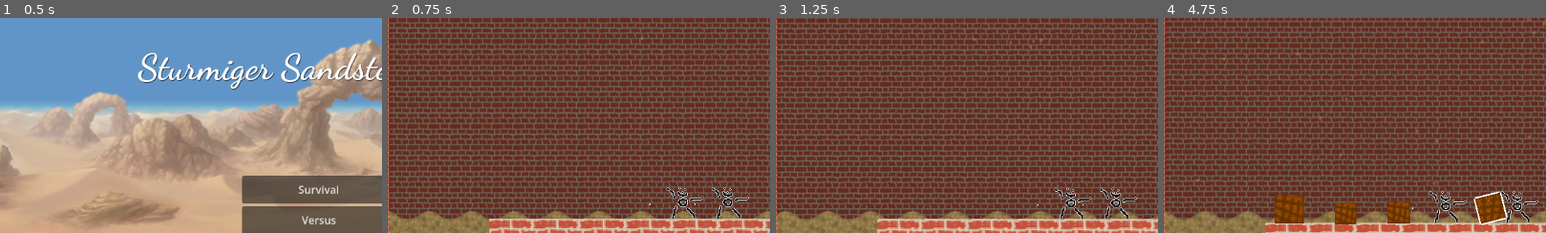
Above: before the commit, frames 1-4 (left to right).
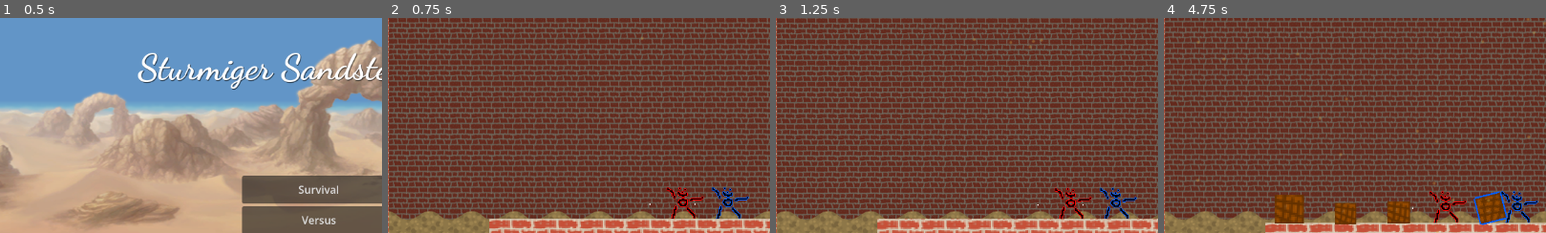
Above: after the commit, the same moments.

Repository: atomazu/quicksand
Game: Godot game, scene res://scenes/title/startmenu.tscn
Two runs of this game, one before a commit and one after it. Both use one fixed random seed, a clock stepped at 60 frames per second and the inputs below.
Inputs (mouse positions are % of the whole screen's width and height, from its top left):
- Up to frame 1 (0.5 s): no input
- Up to frame 2 (0.75 s): click "Survival" at 0.5 s
- Up to frame 3 (1.25 s): no input
- Up to frame 4 (4.75 s): move the mouse to (72, 45) at 1.27 s; tap Mouse wheel up (p1_wheel) every 0.75 s from 1.35 to 4.35 s; move the mouse to (30, 55) at 2.02 s; move the mouse to (60, 28) at 2.77 s; move the mouse to (45, 70) at 3.52 s; move the mouse to (80, 65) at 4.27 s
The pictures show only the part of the screen within x 8-58%, y 14-64%; the shares and areas given below are measured in that part.

Frame 1 is identical in both runs. In frame 2, 0.6% of the frame differs, in the area x 72-95%, y 78-94%; in frame 3, 0.7%; in frame 4, 0.9%, in the area x 69-98%, y 80-97%.

Commit message:
Implemenet player and outline colors and fix outlines on grabbed objects not being removed on death

Diff:
--- a/scenes/player/grab_system.gd
+++ b/scenes/player/grab_system.gd
@@ -56,10 +56,18 @@
 		if not o_sprite: return
 		var mat := ShaderMaterial.new()
 		mat.shader = preload("uid://d24ctoml41xv2")
+		mat.set_shader_parameter("color", sprite.material.get_shader_parameter("color"))
 		o_sprite.material = mat
 		remove_outline.append(o_sprite)
 
+func _notification(what: int) -> void:
+	if what == NOTIFICATION_PREDELETE or what == NOTIFICATION_EXIT_TREE:
+		release_collider()
+
 func release_collider() -> void:
+	while remove_outline.size() > 0:
+		remove_outline.pop_back().material = null
+
 	if !current_collider:
 		return
 
--- a/scenes/player/player.gd
+++ b/scenes/player/player.gd
@@ -6,6 +6,8 @@
 @export var ground_area: Area2D
 @export var input_prefix: String
 @export var grab_system: Node
+@export var player_color: Color
+@export var sprite: Sprite2D
 
 @onready var timer := Timer.new()
 
@@ -15,6 +17,9 @@
 var sand_damp = 1
 
 func _ready() -> void:
+	var smat: ShaderMaterial = sprite.material.duplicate(true)
+	smat.set_shader_parameter("color", player_color)
+	sprite.material = smat
 	ground_area.body_entered.connect(_on_ground_area_body_entered)
 	ground_area.body_exited.connect(_on_ground_area_body_exited)
 	ground_area.area_entered.connect(_on_ground_area_area_entered)
@@ -90,7 +95,7 @@
 			Global.winner = name
 			get_tree().change_scene_to_file("uid://30utcg1gn6of") # UID Reference to death screen
 			Global.deaths_this_round = 0
-		queue_free()
+		queue_free.call_deferred()
 	elif sand_damp < 0.15:
 		sand_damp = 0
 	else:
--- a/scenes/player/player.tscn
+++ b/scenes/player/player.tscn
@@ -14,7 +14,7 @@
 
 [sub_resource type="ShaderMaterial" id="ShaderMaterial_qlg0r"]
 shader = ExtResource("2_dqkch")
-shader_parameter/color = Color(0.85750073, 0.85750073, 0.85750073, 1)
+shader_parameter/color = Color(0.857994, 0.8605549, 0.8489184, 1)
 shader_parameter/width = 0.50000002375
 shader_parameter/pattern = 0
 shader_parameter/inside = false
@@ -24,13 +24,15 @@
 radius = 5.0
 height = 20.0
 
-[node name="Player" type="RigidBody2D" unique_id=626033914 node_paths=PackedStringArray("ground_area", "grab_system") groups=["Player"]]
+[node name="Player" type="RigidBody2D" unique_id=626033914 node_paths=PackedStringArray("ground_area", "grab_system", "sprite") groups=["Player"]]
 physics_material_override = SubResource("PhysicsMaterial_3vyb7")
 lock_rotation = true
 script = ExtResource("1_g2els")
 ground_area = NodePath("GroundDetection")
 input_prefix = "p1"
 grab_system = NodePath("GrabSystem")
+player_color = Color(1, 1, 1, 1)
+sprite = NodePath("Sprite2D")
 
 [node name="CollisionShape2D" type="CollisionShape2D" parent="." unique_id=286655539]
 position = Vector2(-4.7683716e-07, 0)
--- a/scenes/stage/stage.tscn
+++ b/scenes/stage/stage.tscn
@@ -44,6 +44,7 @@
 position = Vector2(-36, 40)
 collision_layer = 3
 collision_mask = 3
+player_color = Color(1, 0, 0.016666412, 1)
 
 [node name="GroundDetection" parent="Player" index="2" unique_id=1511495204]
 collision_layer = 3
@@ -54,6 +55,7 @@
 collision_layer = 5
 collision_mask = 5
 input_prefix = "p2"
+player_color = Color(0, 0.3666668, 1, 1)
 
 [node name="GroundDetection" parent="Player2" index="2" unique_id=1511495204]
 collision_layer = 5
--- a/scenes/title/startmenu.tscn
+++ b/scenes/title/startmenu.tscn
@@ -12,7 +12,7 @@
 [ext_resource type="Script" uid="uid://1jg1aoovr17t" path="res://scenes/title/start_survival.gd" id="9_086el"]
 [ext_resource type="Script" uid="uid://cwhx8n27f4ovb" path="res://scenes/title/start_versus.gd" id="10_kbbg3"]
 [ext_resource type="Script" uid="uid://ctd2hou8aq5pc" path="res://scenes/title/title_gen.gd" id="11_qpdwg"]
-[ext_resource type="AudioStream" uid="uid://ckiq1u4owyhla" path="res://sounds/Title.wav" id="13_rmrbn"]
+[ext_resource type="AudioStream" uid="uid://digq0v51tm5fm" path="res://sounds/Untitled.wav" id="13_rmrbn"]
 
 [node name="Title" type="Node" unique_id=1751799469]
 
Not shown, added: sounds/Untitled.wav.import
